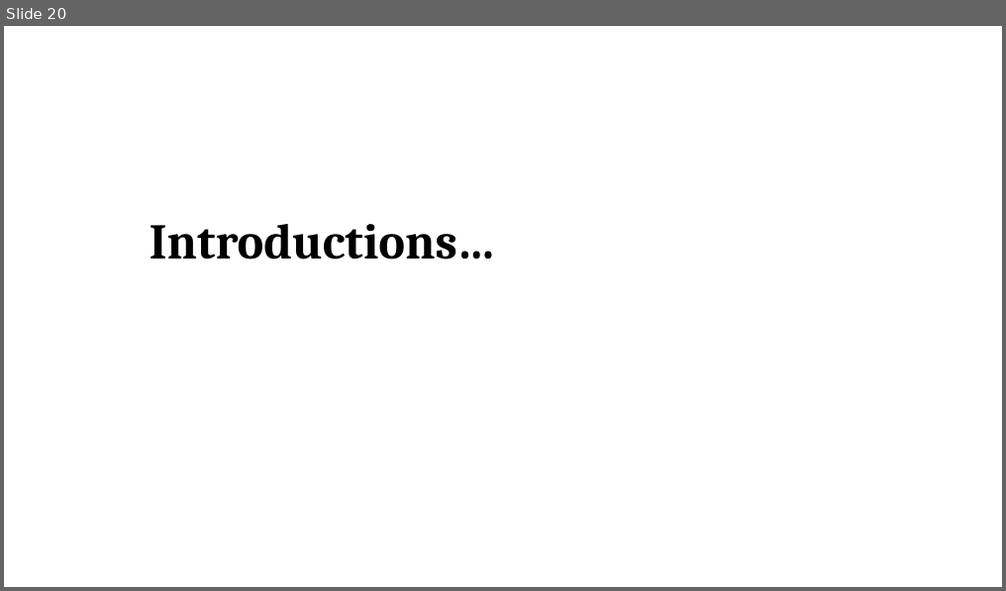
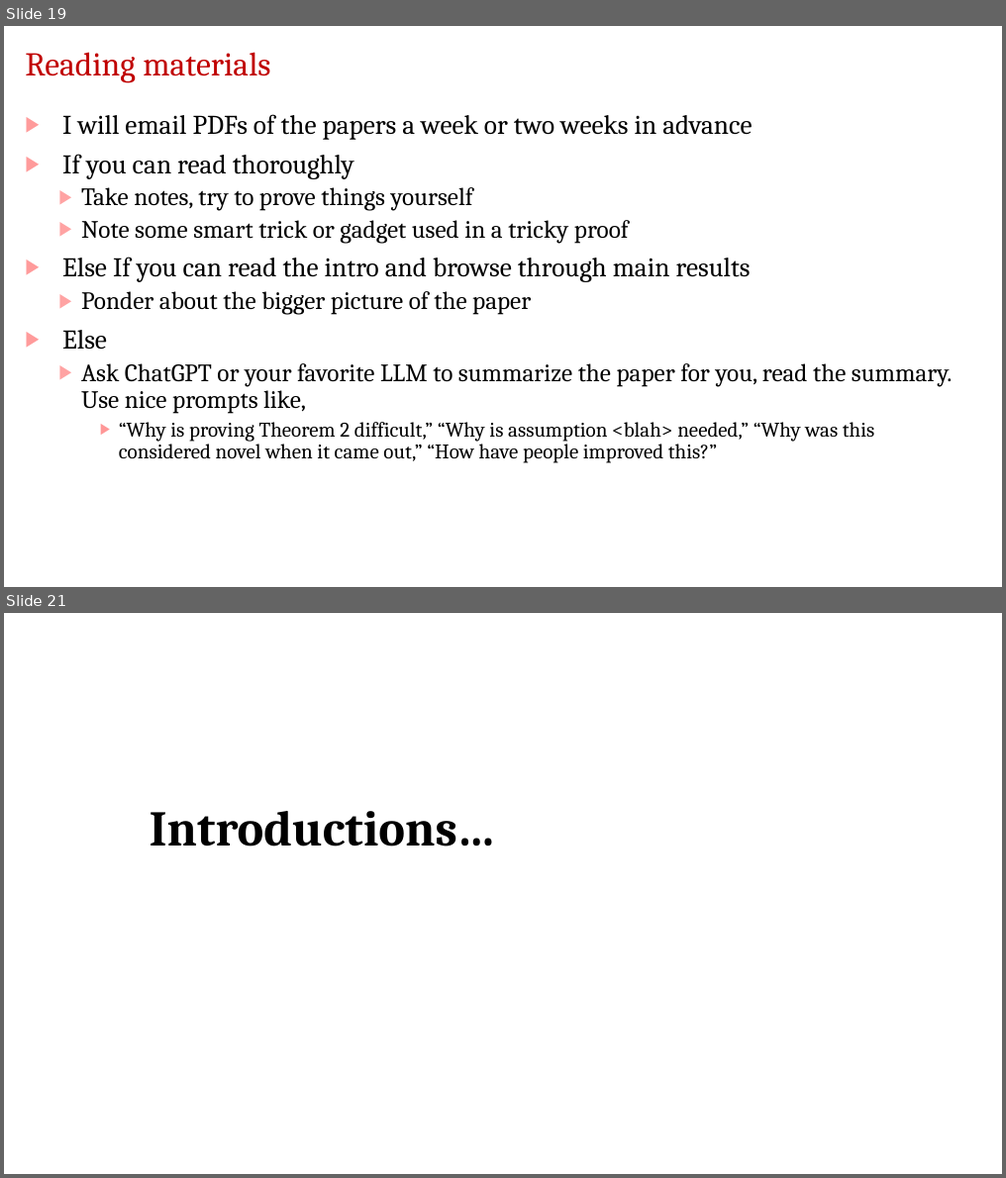
Before and after one commit to jdeshmukh/jdeshmukh.github.io, a slide deck: teaching/fvTheorySlides/Course-Intro.pptx. Shown one above the other, each under a label of ours: slide 20 before the commit, slides 19 and 21 after it; the slides between them are not shown. The pictures are 1006x591 and 1006x1178 pixels, drawn with LibreOffice and Linux fonts; fonts in the diff are those of the drawing; background and template pictures are left out. Boxes give left, top, right and bottom in pixels: in the first picture for what was removed or moved away, otherwise in the second. Text is boxed around its words. In the diff, an @@ line names an element or a change of style, - is before the commit and + after.

```diff
--- a/teaching/fvTheorySlides/Course-Intro.pptx
+++ b/teaching/fvTheorySlides/Course-Intro.pptx
@@ slide 19 added at (4,26,1002,587), background #FFFFFF @@
@@ title added at (25,52,270,83), 32 pt, text #C00000 @@
+Reading materials
@@ text added at (62,114,952,464), 24 pt, text #000000 @@
+▶ I will email PDFs of the papers a week or two weeks in advance
+▶ If you can read thoroughly
+  ▶ Take notes, try to prove things yourself
+  ▶ Note some smart trick or gadget used in a tricky proof
+▶ Else If you can read the intro and browse through main results
+  ▶ Ponder about the bigger picture of the paper
+▶ Else
+  ▶ Ask ChatGPT or your favorite LLM to summarize the paper for you, read the summary. Use nice prompts like,
+    ▶ “Why is proving Theorem 2 difficult,” “Why is assumption <blah> needed,” “Why was this considered novel when it came out,” “How have people improved this?”
@@ page number added at (400,549,625,578), 16 pt, text #FFFFFF @@
+19
@@ what was slide 20 is now slide 21 @@
```
Also in this commit, not shown: 10 slides changed, 3 other files.
